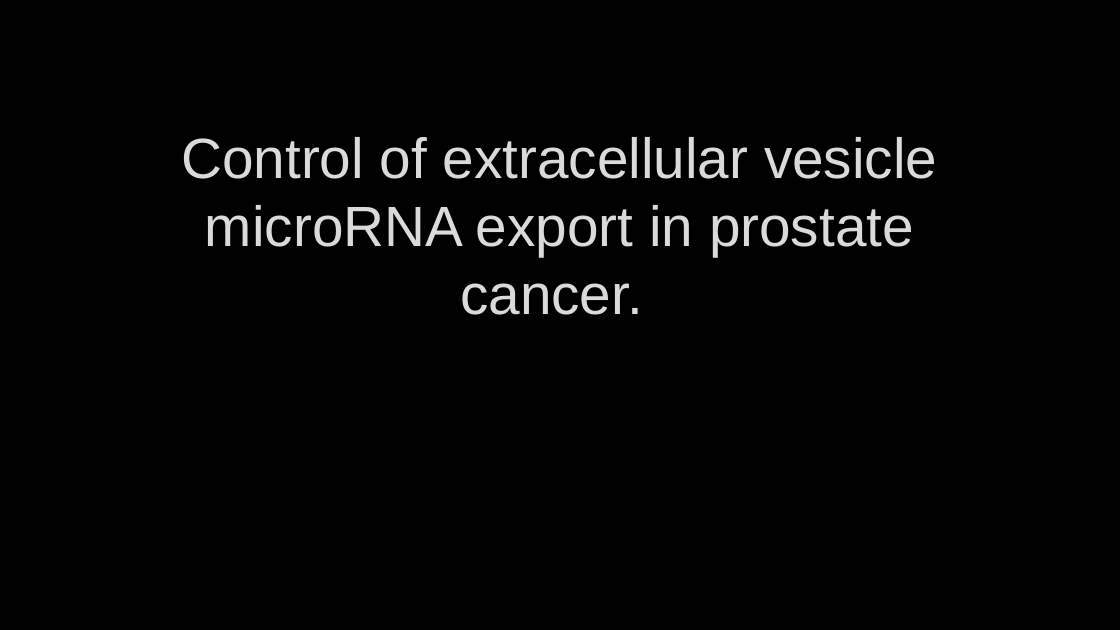
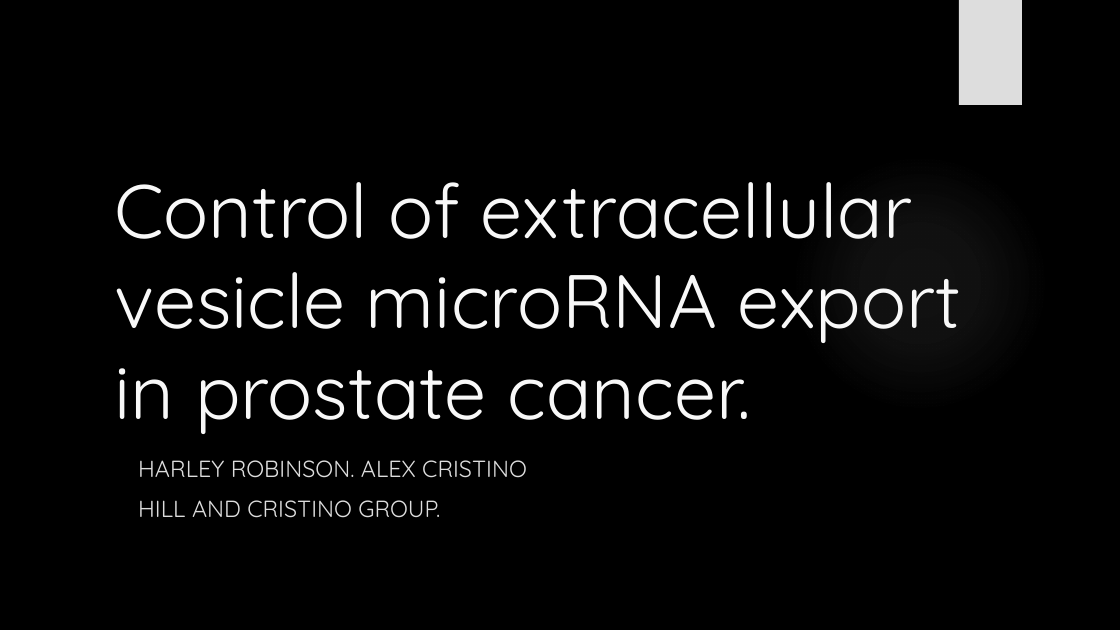
Before and after one commit to HarleyRobinson/Honours2, a slide deck: slide 1 of BackgroundInfo/CollCombBiol.pptx. Drawn at 1120x630 pixels with LibreOffice and Linux fonts; fonts in the diff are those of the drawing; background and template pictures are left out. Boxes give left, top, right and bottom in pixels: in the first picture for what was removed or moved away, otherwise in the second. Text is boxed around its words. In the diff, an @@ line names an element or a change of style, - is before the commit and + after.

```diff
--- a/BackgroundInfo/CollCombBiol.pptx
+++ b/BackgroundInfo/CollCombBiol.pptx
@@ rectangle added at (959,0,1022,105), fill #DDDDDD @@
@@ title "Control of extracellular vesicle microRNA ...": place and size @@
-title "Control of extracellular vesicle microRNA ..." at (181,137,937,315)
+title "Control of extracellular vesicle microRNA ..." at (114,182,961,434)
@@ title "Control of extracellular vesicle microRNA ..." at (114,182,961,434): size 48.6 to 64.8 pt, font Arial to Quicksand, text colour #DADADA to #F8F8F8, letter outline #404040 0.75 pt to none; alignment centre to left @@
@@ ellipse added at (791,154,1049,413), fill gradient #EBEBEB @@
@@ subtitle added at (138,460,527,518), 20 pt, text #DDDDDD @@
+HARLEY ROBINSON. ALEX CRISTINO
+HILL AND CRISTINO GROUP.
```
Also in this commit, not shown: 11 other slides changed, 11 slides added, 1 slide removed, 23 other files.
